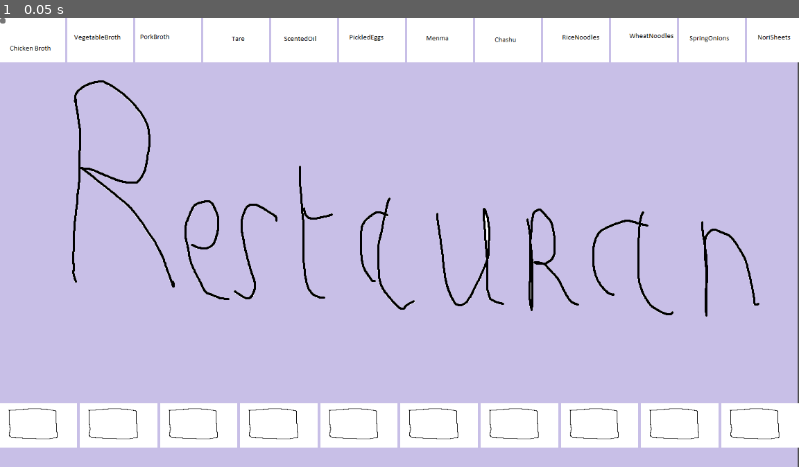
Above: before the commit, frame 1.
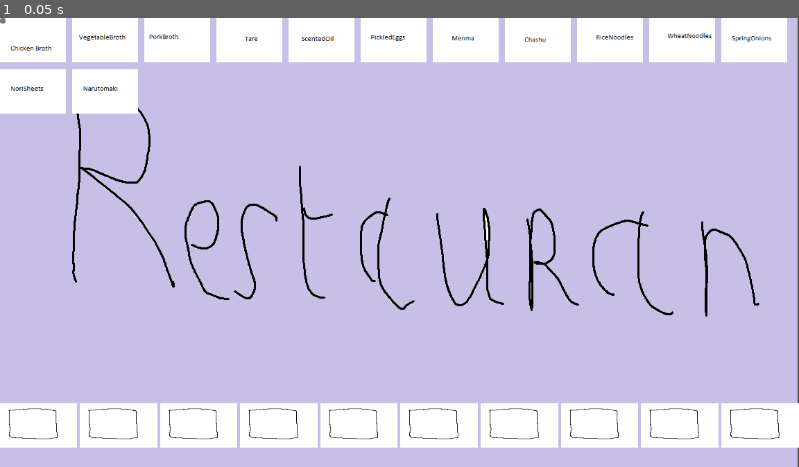
Above: after the commit, the same moment.

Repository: Hardy-Thomas/RyuNoFoku
Game: Godot game, scene res://scenes/main.tscn
Same seed, same stepped clock (60 frames per second), same inputs: the game is played once before the commit and once after it. The project has no main scene, so this scene is started directly.
Inputs:
- Up to frame 1 (0.05 s): no input

The runs differ from the first frame. In frame 1, 3.4% of the frame differs, in the area x 0-100%, y 0-22%.

Commit message:
minor change

Diff:
--- a/scripts/IngredientIcon.gd
+++ b/scripts/IngredientIcon.gd
@@ -9,7 +9,7 @@
 	expand_mode = TextureRect.EXPAND_FIT_WIDTH_PROPORTIONAL
 
 func _get_drag_data(_at_position):
-	print("🚀 Début du drag pour: ", ingredient_name)
+	print("Début du drag pour: ", ingredient_name)
 
 	var drag_data = {
 		"name": ingredient_name,
--- a/scripts/main.gd
+++ b/scripts/main.gd
@@ -33,14 +33,18 @@
 	position_board_bottom()
 	validate_button.pressed.connect(on_validate)
 
+
 func setup_shelf():
+	if shelf is HBoxContainer:
+		convert_to_grid_container(shelf)
+
 	for ing in INGREDIENTS:
 		var icon = preload("res://scenes/ingredient_icon.tscn").instantiate()
 		icon.texture = load(ing.picture)
 		icon.ingredient_name = ing.name
 		icon.custom_minimum_size = Vector2(64, 64)
-		icon.size_flags_horizontal = Control.SIZE_SHRINK_CENTER
 		shelf.add_child(icon)
+
 
 func setup_board():
 	# Vide le board au cas où
@@ -64,6 +68,33 @@
 	board.position = Vector2(0, screen_size.y - 100)
 	board.size = Vector2(screen_size.x, 80)
 
+
+func convert_to_grid_container(container):
+	var grid = GridContainer.new()
+	grid.name = container.name
+
+	# Configuration du GridContainer
+	grid.columns = 11  # Nombre d'éléments par ligne
+	grid.add_theme_constant_override("h_separation", 10)
+	grid.add_theme_constant_override("v_separation", 10)
+
+	# Remplacer l'ancien container
+	var parent = container.get_parent()
+	var index = container.get_index()
+
+	parent.remove_child(container)
+	parent.add_child(grid)
+	parent.move_child(grid, index)
+
+	# Mettre à jour la référence
+	if container == shelf:
+		shelf = grid
+	elif container == board:
+		board = grid
+
+	container.queue_free()
+
+
 func on_validate():
 	var guess = []
 	for slot in board.get_children():
--- a/scripts/slot.gd
+++ b/scripts/slot.gd
@@ -15,17 +15,17 @@
 		if empty_texture:
 			texture = empty_texture
 
-	print("✅ Slot initialisé: ", name)
+	print("Slot initialisé: ", name)
 
 # FONCTION ABSOLUMENT NÉCESSAIRE
 func _can_drop_data(_at_position, data):
-	print("🎯 _can_drop_data appelé, data: ", data)
+	print("_can_drop_data appelé, data: ", data)
 	return data is Dictionary and data.has("texture")
 
 # FONCTION ABSOLUMENT NÉCESSAIRE
 func _drop_data(_at_position, data):
-	print("🎯 _drop_data appelé!")
+	print("_drop_data appelé!")
 	if data is Dictionary and data.has("texture"):
 		texture = data["texture"]
 		ingredient_name = data["name"]
-		print("✅ Ingredient déposé: ", ingredient_name)
+		print("Ingredient déposé: ", ingredient_name)
